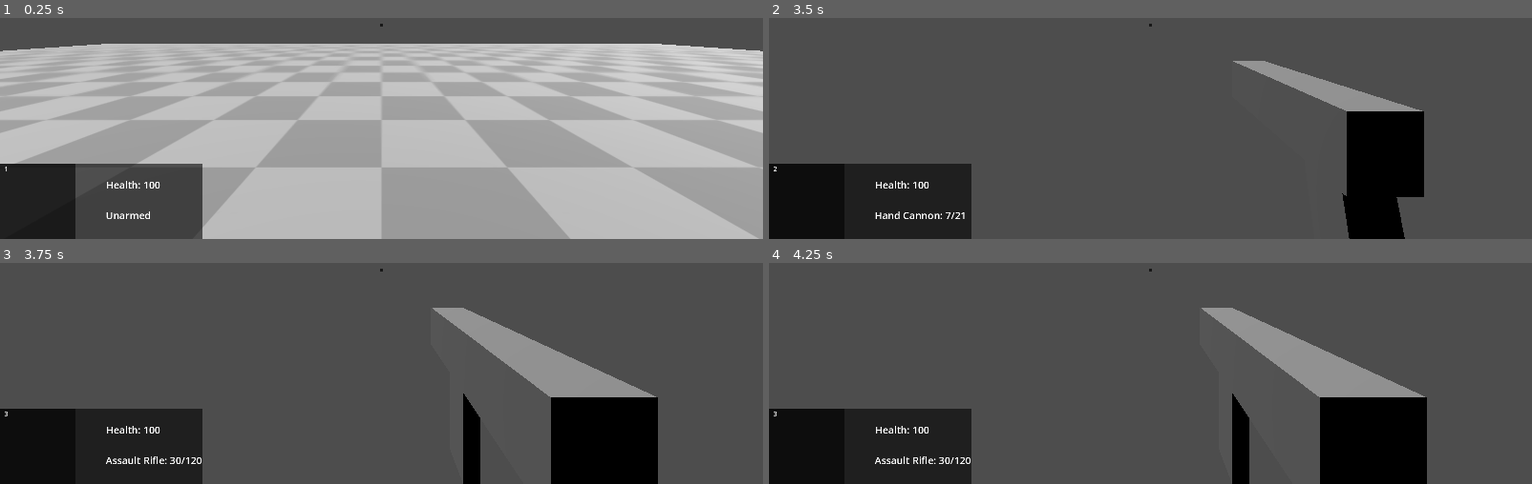
Above: before the commit, frames 1-4 (two rows, left to right).
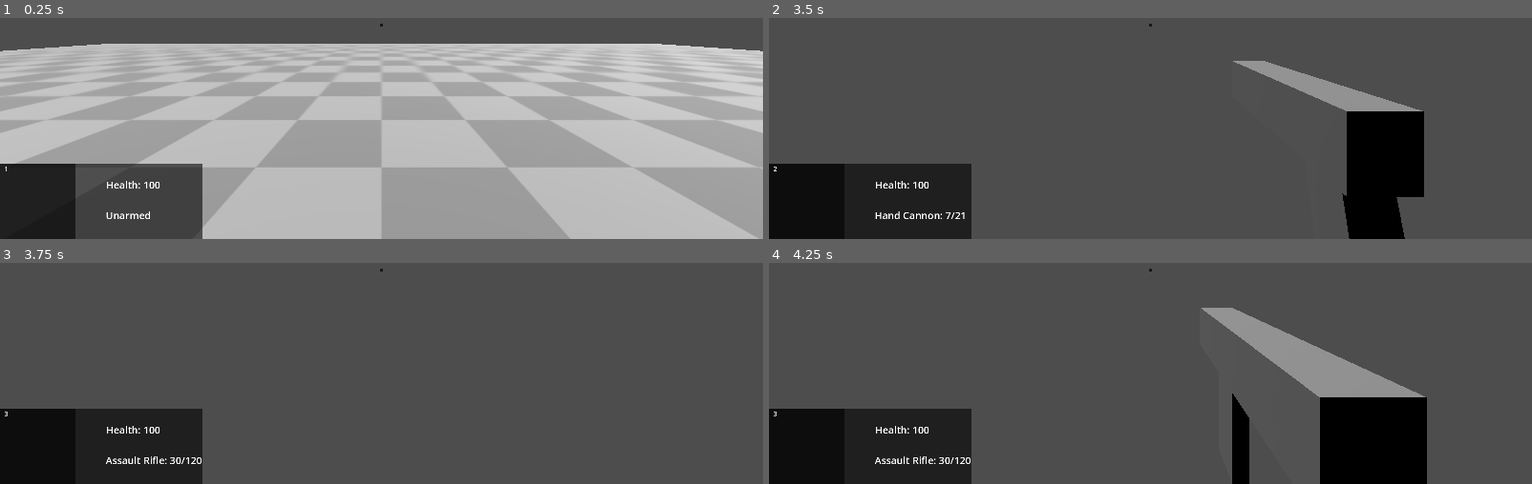
Above: after the commit, the same moments.

Repository: Robertsonl1/game_development_2024
Game: Godot game, scene res://scenes/main.tscn
Two runs of this game, one before a commit and one after it. Both use one fixed random seed, a clock stepped at 60 frames per second and the inputs below.
Inputs (mouse positions are in pixels of both pictures, inside the frame that each line leads up to):
- Up to frame 1 (0.25 s): no input
- Up to frame 2 (3.5 s): tap Enter at 0.5 s; move the mouse to (1188, 22) at 0.52 s; hold Ctrl (crouch) 0.53-1.28 s; hold W (forwards) from 0.53 s (still down); tap Space (jump) at 0.77, 1.52, 3.02 s; move the mouse to (1112, 26) at 1.27 s; tap 1 (empty) at 1.35 s; move the mouse to (outside the picture) at 2.02 s; click (outside the picture) at 2.1 s; move the mouse to (1142, 31) at 2.77 s; tap 2 (primary) at 2.85 s
- Up to frame 3 (3.75 s): keep holding W (forwards); tap Space (jump) at 3.5 s; move the mouse to (434, 276) at 3.52 s; tap 3 (secondary) at 3.6 s
- Up to frame 4 (4.25 s): keep holding W (forwards); tap Space (jump) at 3.77 s; tap R (reload) at 4.15 s

Frames 1-2 are identical in both runs. In frame 3, 10% of the frame differs, in the area x 56-87%, y 20-100%; in frame 4, nothing differs.

Commit message:
show/hide weapon

Diff:
--- a/game_development_2024-main/scenes/weapons/armed/armed.gd
+++ b/game_development_2024-main/scenes/weapons/armed/armed.gd
@@ -75,13 +75,11 @@
 
 # Equip/Unequip Cycle
 func equip():
-	show_weapon()
 	animation_player.play("Equip", -1.0, equip_speed)
 	is_reloading = false
 
 func unequip():
 	animation_player.play("Unequip", -1.0, unequip_speed)
-	hide_weapon()
 
 func is_equip_finished():
 	if is_equipped:
--- a/game_development_2024-main/scenes/weapons/armed/assaultrifle/assault_rifle.tscn
+++ b/game_development_2024-main/scenes/weapons/armed/assaultrifle/assault_rifle.tscn
@@ -26,6 +26,20 @@
 "transitions": PackedFloat32Array(1, 1),
 "update": 0,
 "values": [Vector3(-1.5708, 0, 0), Vector3(0, 0, 0)]
+}
+tracks/1/type = "method"
+tracks/1/imported = false
+tracks/1/enabled = true
+tracks/1/path = NodePath(".")
+tracks/1/interp = 1
+tracks/1/loop_wrap = true
+tracks/1/keys = {
+"times": PackedFloat32Array(0),
+"transitions": PackedFloat32Array(1),
+"values": [{
+"args": [],
+"method": &"show_weapon"
+}]
 }
 
 [sub_resource type="Animation" id="Animation_cfoxw"]
@@ -153,6 +167,20 @@
 "update": 0,
 "values": [Vector3(0, 0, 0), Vector3(-1.5708, 0, 0)]
 }
+tracks/1/type = "method"
+tracks/1/imported = false
+tracks/1/enabled = true
+tracks/1/path = NodePath(".")
+tracks/1/interp = 1
+tracks/1/loop_wrap = true
+tracks/1/keys = {
+"times": PackedFloat32Array(0.1),
+"transitions": PackedFloat32Array(1),
+"values": [{
+"args": [],
+"method": &"hide_weapon"
+}]
+}
 
 [sub_resource type="AnimationLibrary" id="AnimationLibrary_i1cnj"]
 _data = {
--- a/game_development_2024-main/scenes/weapons/armed/handcannon/handcannon.tscn
+++ b/game_development_2024-main/scenes/weapons/armed/handcannon/handcannon.tscn
@@ -23,6 +23,20 @@
 "transitions": PackedFloat32Array(1, 1),
 "update": 0,
 "values": [Vector3(-1.5708, 0, 0), Vector3(0, 0, 0)]
+}
+tracks/1/type = "method"
+tracks/1/imported = false
+tracks/1/enabled = true
+tracks/1/path = NodePath(".")
+tracks/1/interp = 1
+tracks/1/loop_wrap = true
+tracks/1/keys = {
+"times": PackedFloat32Array(0),
+"transitions": PackedFloat32Array(1),
+"values": [{
+"args": [],
+"method": &"show_weapon"
+}]
 }
 
 [sub_resource type="Animation" id="Animation_j4srp"]
@@ -150,6 +164,20 @@
 "update": 0,
 "values": [Vector3(0, 0, 0), Vector3(-1.5708, 0, 0)]
 }
+tracks/1/type = "method"
+tracks/1/imported = false
+tracks/1/enabled = true
+tracks/1/path = NodePath(".")
+tracks/1/interp = 1
+tracks/1/loop_wrap = true
+tracks/1/keys = {
+"times": PackedFloat32Array(0.1),
+"transitions": PackedFloat32Array(1),
+"values": [{
+"args": [],
+"method": &"hide_weapon"
+}]
+}
 
 [sub_resource type="AnimationLibrary" id="AnimationLibrary_vdmiv"]
 _data = {
